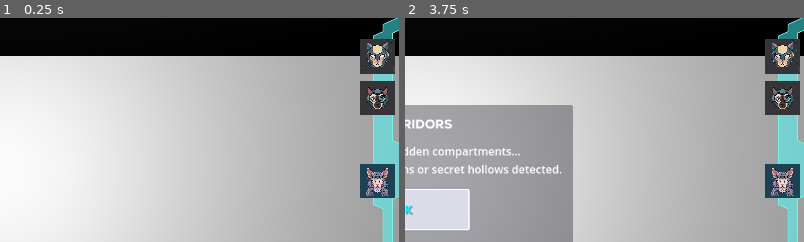
Above: before the commit, frames 1-2 (left to right).
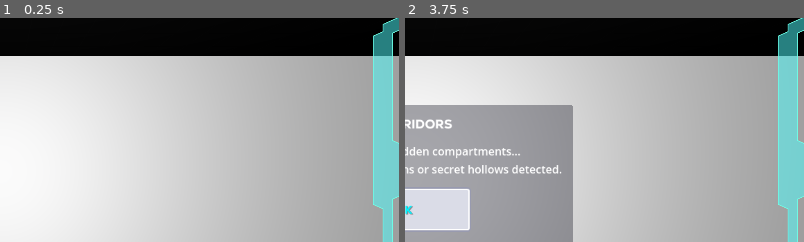
Above: after the commit, the same moments.

Repository: huement/cotu
Game: Godot game, scene res://Scenes/world.tscn
Two runs of this game, one before a commit and one after it. Both use one fixed random seed, a clock stepped at 60 frames per second and the inputs below.
Inputs (mouse positions are % of the whole screen's width and height, from its top left):
- Up to frame 1 (0.25 s): no input
- Up to frame 2 (3.75 s): click (9, 94) at 0.5 s; click (9, 94) at 1.25 s; click (14, 94) at 2 s; click (14, 94) at 2.75 s; click (3, 94) at 3.5 s
The pictures show only the part of the screen within x 50-100%, y 15-65%; the shares and areas given below are measured in that part.

The runs differ from the first frame. In frame 1, 4.0% of the frame differs, in the area x 90-99%, y 9-81%; in frame 2, 4.0%.
Error after the commit: Parse Error: Class "CoreGameState" hides a global script class. (res://Core/GameState.gd:2)

Commit message:
fix: file got moved on accident

Diff:
--- /dev/null
+++ b/Core/GameState.gd
@@ -0,0 +1,29 @@
+extends Node
+class_name CoreGameState
+
+# The universal state types for your classic crawler loop
+enum Mode { EXPLORING, BATTLE, MANAGEMENT }
+
+# Signal broadcasted whenever the active mode updates
+signal core_state_changed(new_mode: Mode)
+
+# Single source of truth state tracker
+var current_mode: Mode = Mode.EXPLORING:
+	set(value):
+		if current_mode != value:
+			current_mode = value
+			core_state_changed.emit(current_mode)
+
+@export var current_party: DungeonParty
+@export var current_floor_id: int = 1
+
+func _ready() -> void:
+	_initialize_active_session()
+
+func _initialize_active_session() -> void:
+	print("GameState: Assembling tactical data structures...")
+	current_party = DungeonParty.new()
+
+	for slot in current_party.slots:
+		if slot != null:
+			slot.initialize_stats()
--- a/project.godot
+++ b/project.godot
@@ -18,7 +18,7 @@
 [autoload]
 
 SignalBus="*res://Core/SignalBus.gd"
-GameState="*res://GameState.gd"
+GameState="*res://Core/GameState.gd"
 
 [editor_plugins]
 
Not shown, added: Core/GameState.gd.uid
